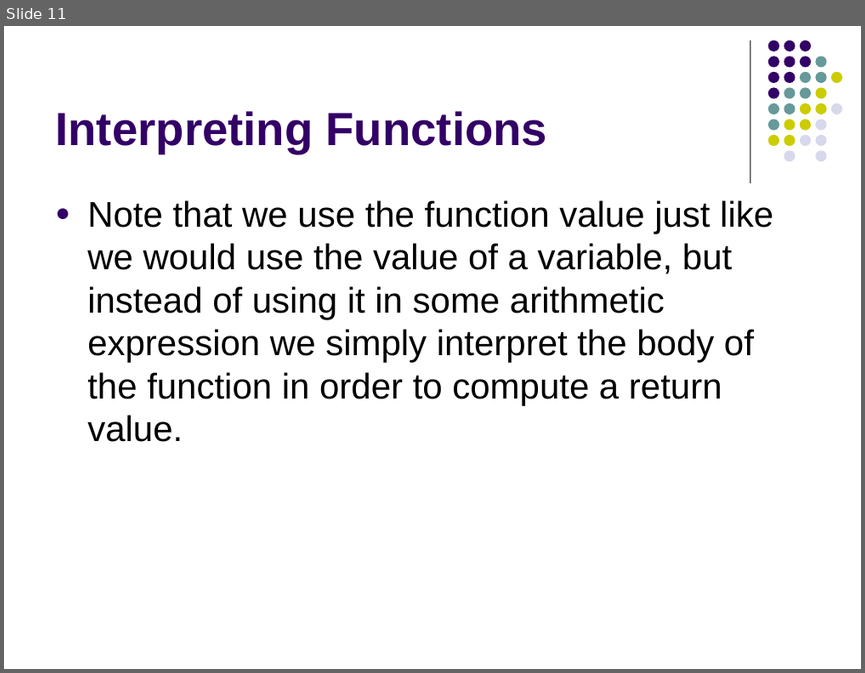
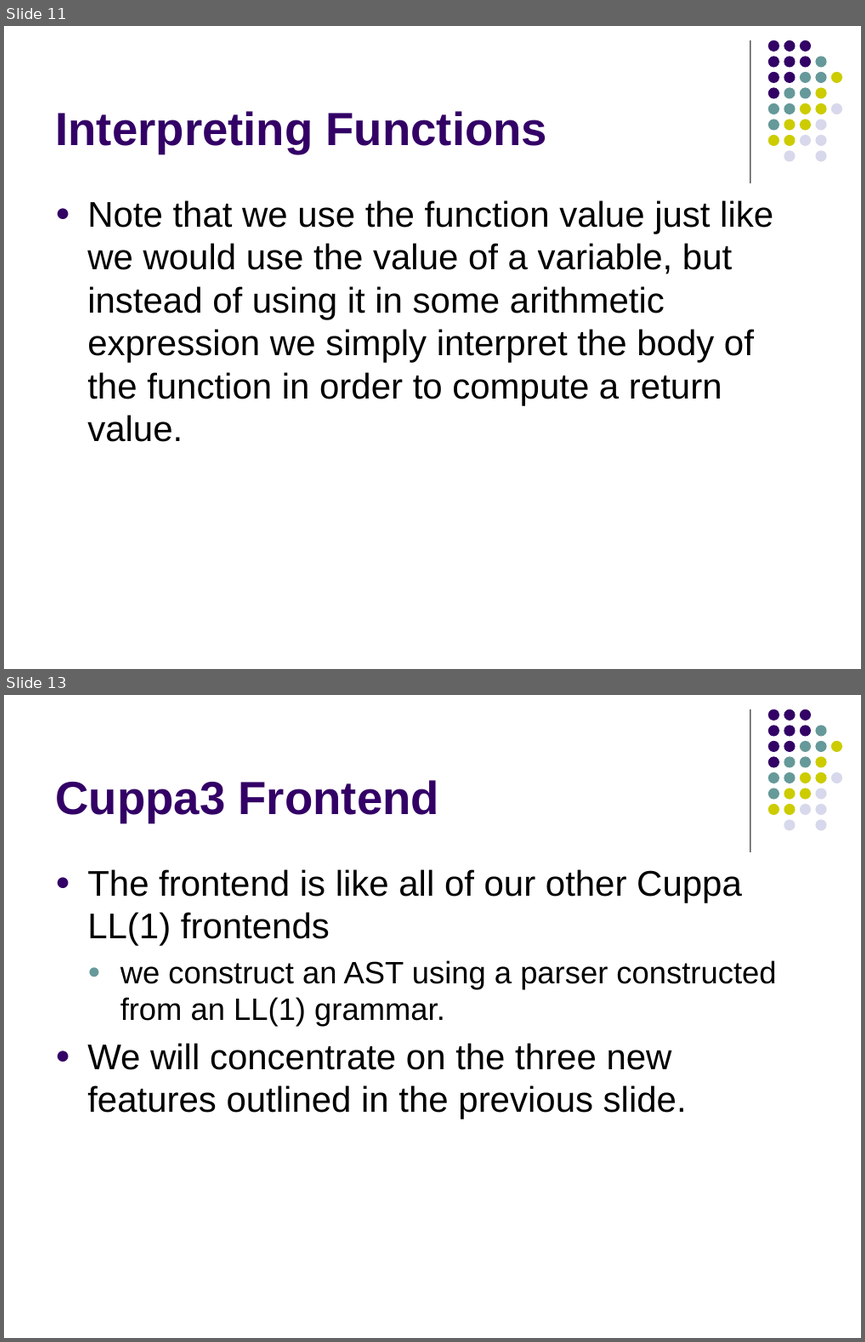
Before and after one commit to lutzhamel/CSC402, a slide deck: notes/csc402-ln013.pptx. Shown one above the other, each under a label of ours: slide 11 before the commit, slides 11 and 13 after it; the slides between them are not shown. The pictures are 865x673 and 865x1342 pixels, drawn with LibreOffice and Linux fonts; fonts in the diff are those of the drawing. Boxes give left, top, right and bottom in pixels: in the first picture for what was removed or moved away, otherwise in the second. Text is boxed around its words. In the diff, an @@ line names an element or a change of style, - is before the commit and + after.

```diff
--- a/notes/csc402-ln013.pptx
+++ b/notes/csc402-ln013.pptx
@@ slide 13 added at [4, 695, 861, 1338], background #FFFFFF; not listed: 32 template elements that a slide beside it also shows @@
@@ title added at [55, 780, 439, 823], 39 pt, text #330066, bold @@
+Cuppa3 Frontend
@@ text added at [87, 869, 776, 1119], 30 pt, text #000000 @@
+● The frontend is like all of our other Cuppa LL(1) frontends
+  ● we construct an AST using a parser constructed from an LL(1) grammar.
+● We will concentrate on the three new features outlined in the previous slide.
```
Also in this commit, not shown: 9 slides changed, 13 other slides added, 5 slides removed, 4 other files.
